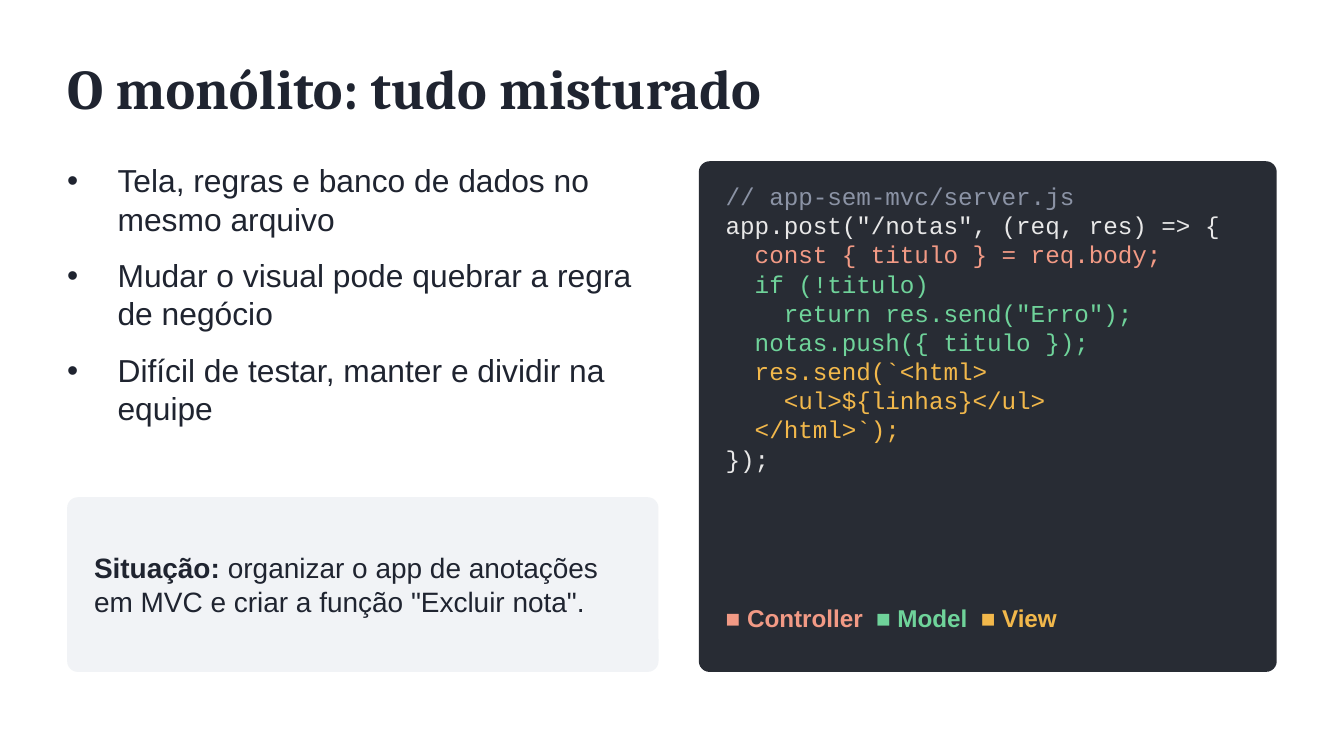
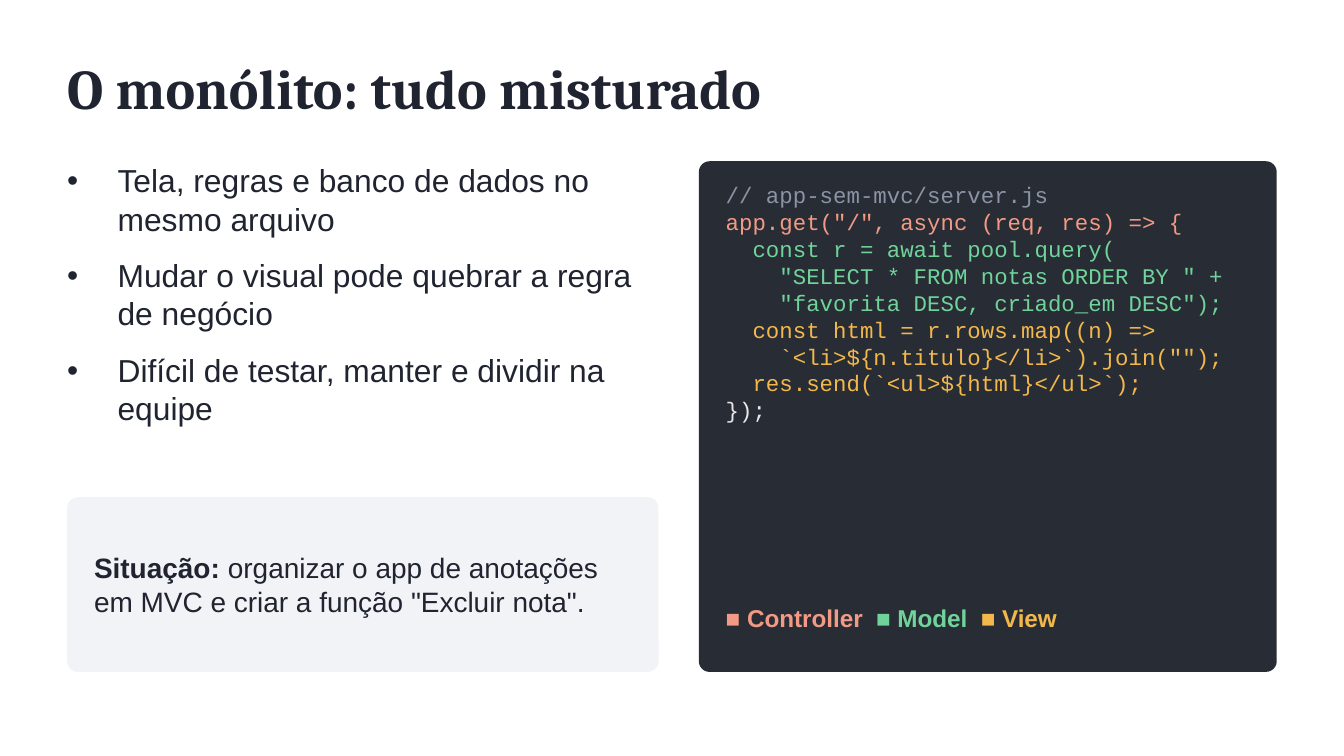
Before and after one commit to johnnysoutodev/mvc-app-anotacoes, a slide deck: slide 2 of docs/aula-mvc.pptx. Drawn at 1344x756 pixels with LibreOffice and Linux fonts; fonts in the diff are those of the drawing. Boxes give left, top, right and bottom in pixels: in the first picture for what was removed or moved away, otherwise in the second. Text is boxed around its words. In the diff, an @@ line names an element or a change of style, - is before the commit and + after.

```diff
--- a/docs/aula-mvc.pptx
+++ b/docs/aula-mvc.pptx
@@ text at bbox=[766, 187, 1048, 208]: size 13 to 12 pt in "// app-sem-mvc/server.js", "});" @@
@@ text at bbox=[726, 214, 1223, 396]: text changed; size 13 to 12 pt; text colour #6FD39A to #F2B84B @@
-app.post("/notas", (req, res) => {
-const { titulo } = req.body;
-if (!titulo)
-return res.send("Erro");
-notas.push({ titulo });
-res.send(`<html>
-<ul>${linhas}</ul>
-</html>`);
+app.get("/", async (req, res) => {
+const r = await pool.query(
+"SELECT * FROM notas ORDER BY " +
+"favorita DESC, criado_em DESC");
+const html = r.rows.map((n) =>
+`<li>${n.titulo}</li>`).join("");
+res.send(`<ul>${html}</ul>`);
```
Also in this commit, not shown: 7 other files.
